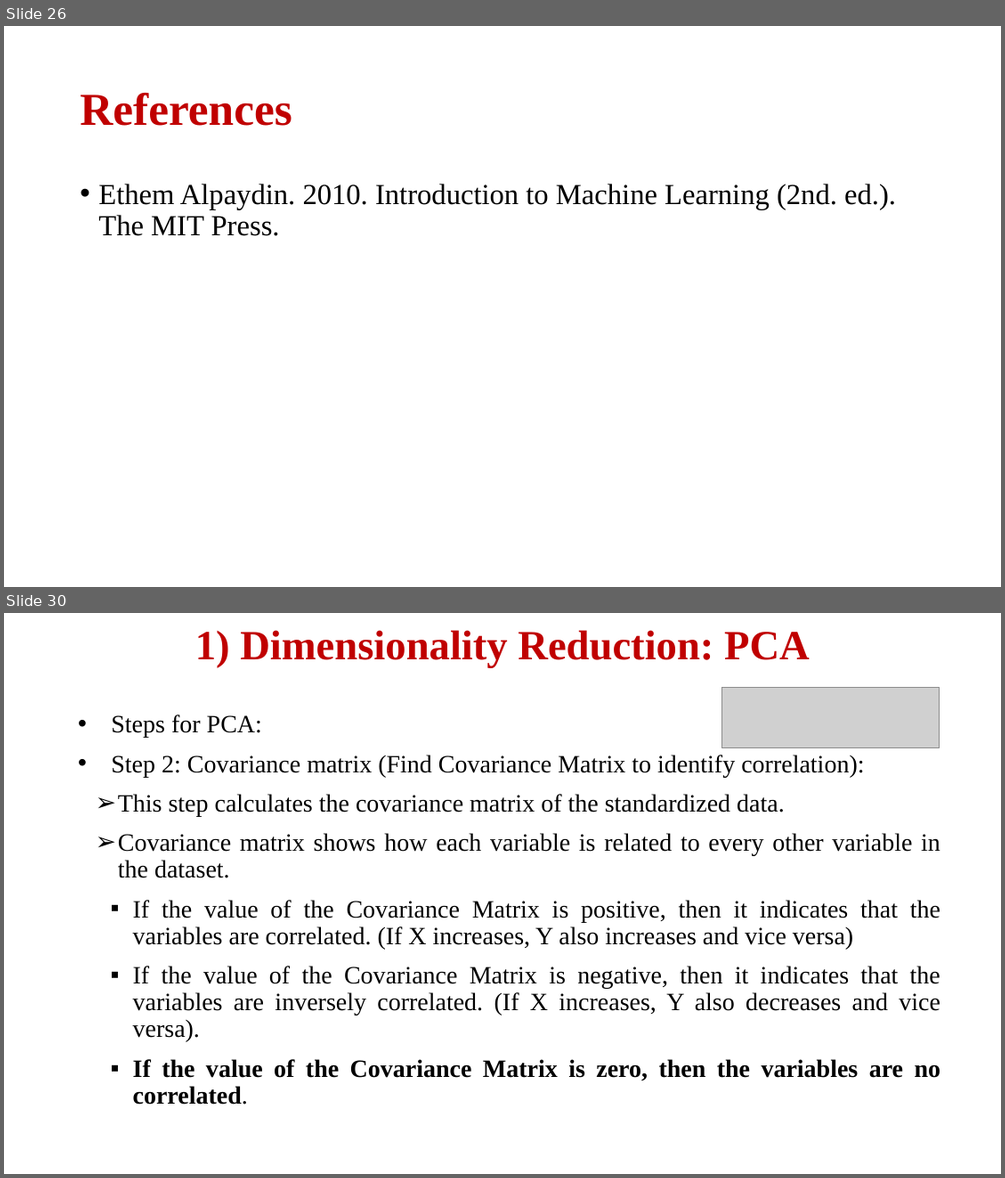
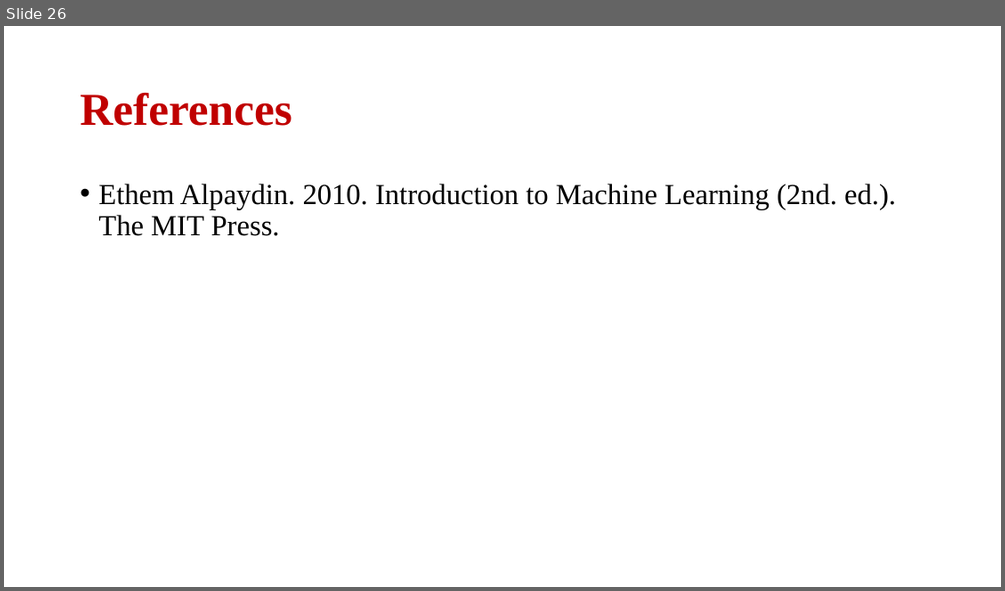
Before and after one commit to skysumitkumar/Du_Mca, a slide deck: 3rd_semester/Data_Science_with_python/PPT/Unit_1/Principal Component Analysis.pptx. Shown one above the other, each under a label of ours: slides 26 and 30 before the commit, slide 26 after it; the slides between them are not shown. The pictures are 1005x1178 and 1005x591 pixels, drawn with LibreOffice and Linux fonts; fonts in the diff are those of the drawing; grey boxes stand for pictures. Boxes give left, top, right and bottom in pixels: in the first picture for what was removed or moved away, otherwise in the second. Text is boxed around its words. In the diff, an @@ line names an element or a change of style, - is before the commit and + after.

```diff
--- a/3rd_semester/Data_Science_with_python/PPT/Unit_1/Principal Component Analysis.pptx
+++ b/3rd_semester/Data_Science_with_python/PPT/Unit_1/Principal Component Analysis.pptx
@@ slide 30 removed at box(4, 613, 1001, 1174), background #FFFFFF @@
@@ title removed at box(195, 630, 809, 668) @@
-1) Dimensionality Reduction: PCA
@@ picture removed at box(722, 688, 939, 748) @@
@@ text removed at box(111, 714, 941, 1104) @@
-• Steps for PCA:
-• Step 2: Covariance matrix (Find Covariance Matrix to identify correlation):
-  ➢ This step calculates the covariance matrix of the standardized data.
-  ➢ Covariance matrix shows how each variable is related to every other variable in the dataset.
-  ▪ If the value of the Covariance Matrix is positive, then it indicates that the variables are correlated. (If X increases, Y also increases and vice versa)
-  ▪ If the value of the Covariance Matrix is negative, then it indicates that the variables are inversely correlated. (If X increases, Y also decreases and vice versa).
-  ▪ If the value of the Covariance Matrix is zero, then the variables are no correlated.
```
Also in this commit, not shown: 1 slide changed, 8 other slides removed.
